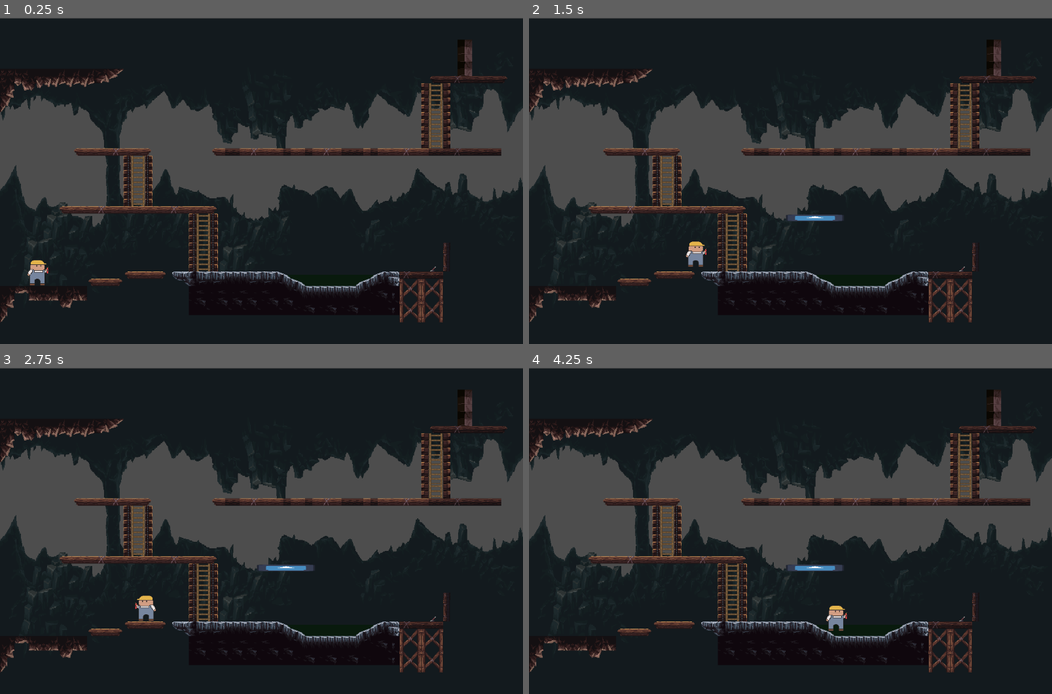
Above: before the commit, frames 1-4 (two rows, left to right).
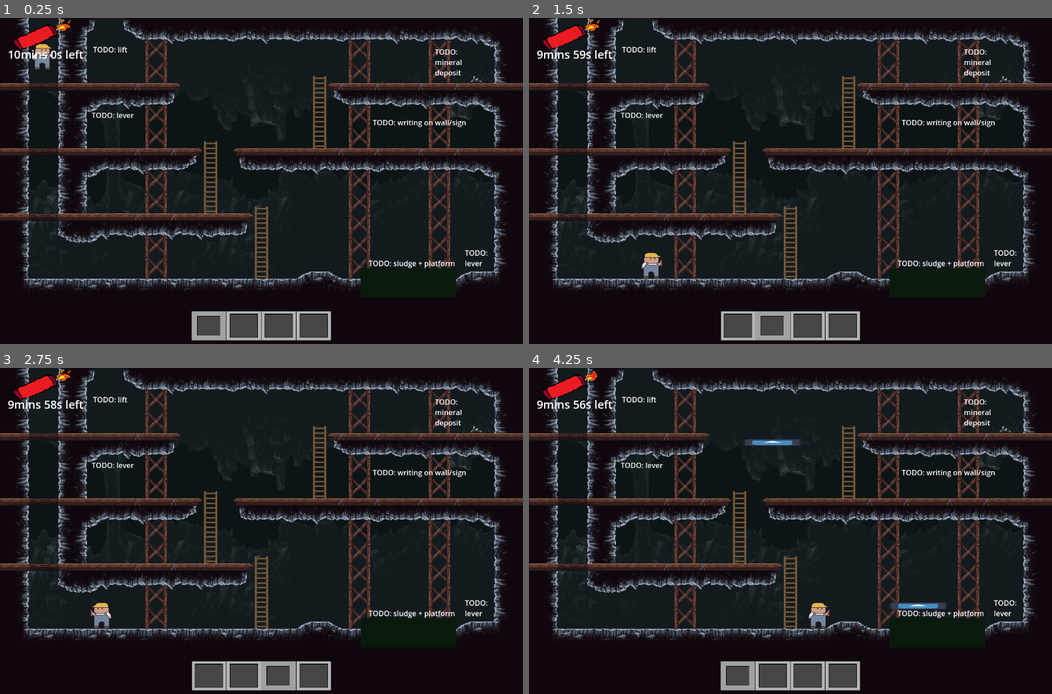
Above: after the commit, the same moments.

Repository: BictorFonseca/Flare
Game: Godot game, scene res://Levels/Level01/level_01.tscn
Two runs of this game, one before a commit and one after it. Both use one fixed random seed, a clock stepped at 60 frames per second and the inputs below. Before the commit the project starts from res://Levels/LevelTest.tscn. The engine's default icon, where the game draws it, is replaced by a stand-in: a white triangle on a blue panel in a dark square.
Inputs:
- Up to frame 1 (0.25 s): no input
- Up to frame 2 (1.5 s): hold 1 (select_1) 0.53-1.28 s; hold D (run_right) from 0.53 s (still down); tap Space (jump) at 0.77 s; tap 2 (select_2) at 0.8, 1.35 s
- Up to frame 3 (2.75 s): tap Space (jump) at 1.52 s; tap 3 (select_3) at 1.55 s; release D (run_right) at 2.03 s; hold A (run_left) from 2.03 s (still down); hold 3 (select_3) from 2.03 s (still down); tap 4 (select_4) at 2.3 s
- Up to frame 4 (4.25 s): release A (run_left) at 2.78 s; release 3 (select_3) at 2.78 s; hold D (run_right) from 2.78 s (still down); tap 4 (select_4) at 2.85 s; tap Space (jump) at 3.02, 3.77 s; tap 1 (select_1) at 3.05 s; hold 1 (select_1) from 3.53 s (still down); tap 2 (select_2) at 3.8 s

The runs differ from the first frame. In frame 1, 40% of the frame differs, in the area x 0-100%, y 0-99%; in frame 2, 40%; in frame 3, 40%; in frame 4, 41%.

Commit message:
Level01_Sprint2

Diff:
--- a/Test/HUD/hud.tscn
+++ b/Test/HUD/hud.tscn
@@ -37,12 +37,12 @@
 script = ExtResource("1_jjqvf")
 
 [node name="Inventory" type="Sprite2D" parent="."]
-position = Vector2(576, 600)
+position = Vector2(576, 680)
 scale = Vector2(0.77, 0.65)
 texture = ExtResource("1_jtmo7")
 
 [node name="Selector" type="Sprite2D" parent="."]
-position = Vector2(460.25, 599.901)
+position = Vector2(460.25, 680)
 scale = Vector2(0.629167, 0.534979)
 texture = ExtResource("2_3gjbi")
 
--- a/Test/Levels/Level01/level_01.tscn
+++ b/Test/Levels/Level01/level_01.tscn
@@ -1,8 +1,13 @@
-[gd_scene load_steps=7 format=3 uid="uid://qkax8mglju1d"]
+[gd_scene load_steps=12 format=3 uid="uid://qkax8mglju1d"]
 
 [ext_resource type="Texture2D" uid="uid://drtv1nf3yryfr" path="res://PixelFantasy_Caves_1.0/background3.png" id="1_pbchb"]
 [ext_resource type="Texture2D" uid="uid://c0wyx0xxi24oy" path="res://PixelFantasy_Caves_1.0/mainlev_build.png" id="2_4b8wu"]
 [ext_resource type="Texture2D" uid="uid://dr3gvpipv4r8e" path="res://PixelFantasy_Caves_1.0/ladders.png" id="3_kra4b"]
+[ext_resource type="PackedScene" uid="uid://csnr3oaruejl0" path="res://Character/character_body_2d.tscn" id="4_ru1ff"]
+[ext_resource type="PackedScene" uid="uid://wlkqxq78gn0j" path="res://Character/ladder.tscn" id="5_yqdpj"]
+[ext_resource type="PackedScene" uid="uid://dwm58swgih1si" path="res://Objects/platform_1.tscn" id="6_hbpv7"]
+[ext_resource type="PackedScene" uid="uid://dhkhdb4ei2qdu" path="res://Objects/sludge.tscn" id="7_c3hgq"]
+[ext_resource type="PackedScene" uid="uid://7u4lcflylb5g" path="res://HUD/hud.tscn" id="8_umpj8"]
 
 [sub_resource type="TileSetAtlasSource" id="TileSetAtlasSource_sq36r"]
 texture = ExtResource("2_4b8wu")
@@ -3362,9 +3367,25 @@
 offset_bottom = 247.0
 text = "TODO: lever"
 
-[node name="TODO_07" type="RichTextLabel" parent="."]
-offset_left = 422.0
-offset_top = 126.0
-offset_right = 660.0
-offset_bottom = 197.0
-text = "TODO: platform"
+[node name="player" parent="." instance=ExtResource("4_ru1ff")]
+position = Vector2(93, 46)
+
+[node name="Ladder" parent="." instance=ExtResource("5_yqdpj")]
+position = Vector2(575, 500)
+
+[node name="Platform1" parent="." instance=ExtResource("6_hbpv7")]
+position = Vector2(857, 528)
+
+[node name="Ladder2" parent="." instance=ExtResource("5_yqdpj")]
+position = Vector2(462, 362)
+
+[node name="Ladder3" parent="." instance=ExtResource("5_yqdpj")]
+position = Vector2(702, 210)
+
+[node name="Platform2" parent="." instance=ExtResource("6_hbpv7")]
+position = Vector2(536, 167)
+
+[node name="Sludge" parent="." instance=ExtResource("7_c3hgq")]
+position = Vector2(794, 552)
+
+[node name="HUD" parent="." instance=ExtResource("8_umpj8")]
--- a/Test/Levels/LevelTest.tscn
+++ b/Test/Levels/LevelTest.tscn
@@ -8,8 +8,7 @@
 [ext_resource type="Texture2D" uid="uid://dr3gvpipv4r8e" path="res://PixelFantasy_Caves_1.0/ladders.png" id="3_lroc2"]
 [ext_resource type="Texture2D" uid="uid://beg8p6wg00rjh" path="res://PixelFantasy_Caves_1.0/Assets.png" id="4_2audg"]
 [ext_resource type="PackedScene" uid="uid://wlkqxq78gn0j" path="res://Character/ladder.tscn" id="6_uo21f"]
-[ext_resource type="Script" path="res://Levels/StaticBody2D.gd" id="8_6n7mk"]
-[ext_resource type="Texture2D" uid="uid://cw3bwhgaw7h1y" path="res://icon.svg" id="9_n7a2x"]
+[ext_resource type="PackedScene" uid="uid://dwm58swgih1si" path="res://Objects/platform_1.tscn" id="9_mjun5"]
 
 [sub_resource type="TileSetAtlasSource" id="TileSetAtlasSource_eut3p"]
 texture = ExtResource("3_lroc2")
@@ -5325,9 +5324,6 @@
 sources/0 = SubResource("TileSetAtlasSource_eqoro")
 sources/1 = SubResource("TileSetAtlasSource_hw7mu")
 
-[sub_resource type="RectangleShape2D" id="RectangleShape2D_k8jne"]
-size = Vector2(120, 20)
-
 [node name="Node2D" type="Node2D"]
 
 [node name="Background3" type="Sprite2D" parent="."]
@@ -5358,15 +5354,4 @@
 [node name="Ladder2" parent="." instance=ExtResource("6_uo21f")]
 position = Vector2(303, 364)
 
-[node name="Platform1" type="StaticBody2D" parent="."]
-position = Vector2(630, 444)
-script = ExtResource("8_6n7mk")
-
-[node name="Sprite2D" type="Sprite2D" parent="Platform1"]
-position = Vector2(0, -2.5)
-scale = Vector2(1, 0.117188)
-texture = ExtResource("9_n7a2x")
-
-[node name="Platform1" type="CollisionShape2D" parent="Platform1"]
-position = Vector2(-2, 0)
-shape = SubResource("RectangleShape2D_k8jne")
+[node name="Platform1" parent="." instance=ExtResource("9_mjun5")]
--- a/Test/Levels/StaticBody2D.gd
+++ b/Test/Levels/StaticBody2D.gd
@@ -9,10 +9,13 @@
 
 # Called every frame. 'delta' is the elapsed time since the previous frame.
 func _process(delta):
-	if Input.is_action_just_pressed("select_1"):
+	if Input.is_action_just_pressed("select_2"):
 		if on_off==false:
 			on_off=true
 		else:
+			on_off=false
+	elif Input.is_action_just_pressed("select_1") or Input.is_action_just_pressed("select_3") or Input.is_action_just_pressed("select_4"):
+		if on_off==true:
 			on_off=false
 	if on_off:
 		self.visible=true
--- /dev/null
+++ b/Test/Objects/platform_1.tscn
@@ -0,0 +1,20 @@
+[gd_scene load_steps=4 format=3 uid="uid://dwm58swgih1si"]
+
+[ext_resource type="Script" path="res://Levels/StaticBody2D.gd" id="1_lv06l"]
+[ext_resource type="Texture2D" uid="uid://cw3bwhgaw7h1y" path="res://icon.svg" id="2_r0vu3"]
+
+[sub_resource type="RectangleShape2D" id="RectangleShape2D_k8jne"]
+size = Vector2(120, 20)
+
+[node name="Platform1" type="StaticBody2D"]
+position = Vector2(630, 444)
+script = ExtResource("1_lv06l")
+
+[node name="Sprite2D" type="Sprite2D" parent="."]
+position = Vector2(0, -2.5)
+scale = Vector2(1, 0.117188)
+texture = ExtResource("2_r0vu3")
+
+[node name="Platform1" type="CollisionShape2D" parent="."]
+position = Vector2(-2, 0)
+shape = SubResource("RectangleShape2D_k8jne")
--- a/Test/project.godot
+++ b/Test/project.godot
@@ -11,7 +11,7 @@
 [application]
 
 config/name="Flare"
-run/main_scene="res://Levels/LevelTest.tscn"
+run/main_scene="res://Levels/Level01/level_01.tscn"
 config/features=PackedStringArray("4.1", "Forward Plus")
 config/icon="res://icon.svg"
 
Not shown: 1 places in Test/Levels/LevelTest.tscn that only renumber resources
